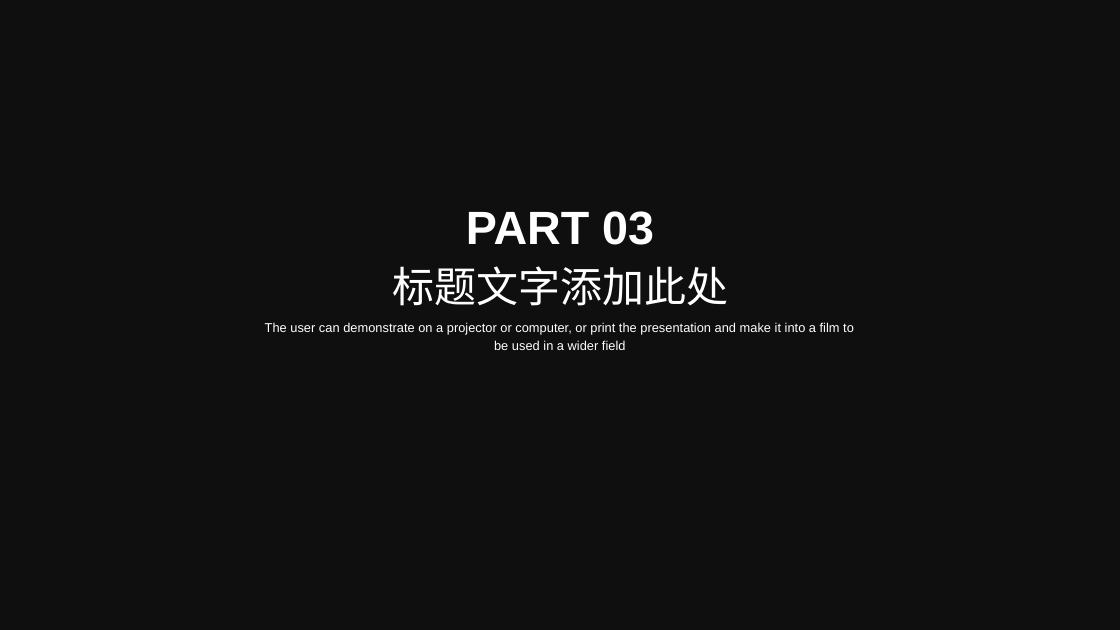
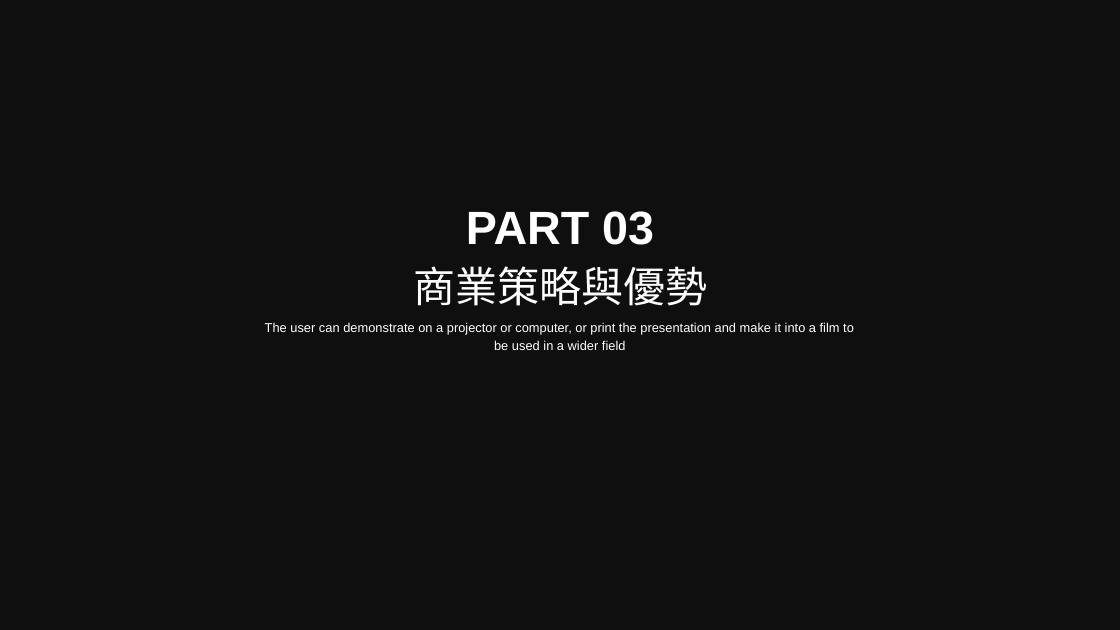
Before and after one commit to Sikako/hackthon, a slide deck: slide 13 of bigdata.pptx. Drawn at 1120x630 pixels with LibreOffice and Linux fonts; fonts in the diff are those of the drawing; background and template pictures are left out; a plain dark background stands for a picture behind light text. Boxes give left, top, right and bottom in pixels: in the first picture for what was removed or moved away, otherwise in the second. Text is boxed around its words. In the diff, an @@ line names an element or a change of style, - is before the commit and + after.

```diff
--- a/bigdata.pptx
+++ b/bigdata.pptx
@@ text at box(413, 266, 707, 306): text changed @@
-标题文字添加此处
+商業策略與優勢
```
Also in this commit, not shown: 2 other slides changed, 1 slide removed.
